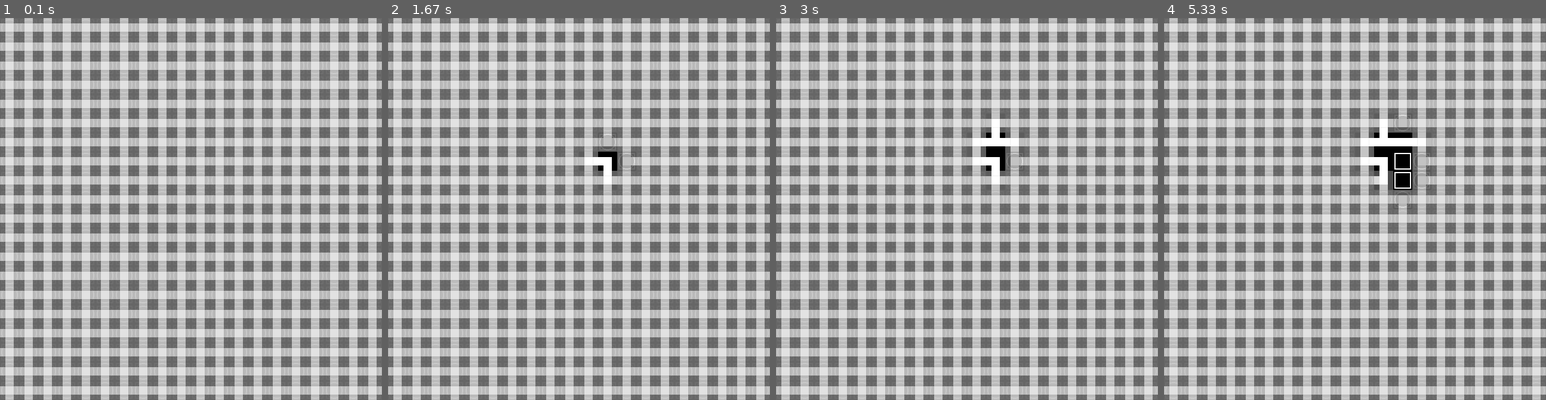
Above: before the commit, frames 1-4 (left to right).
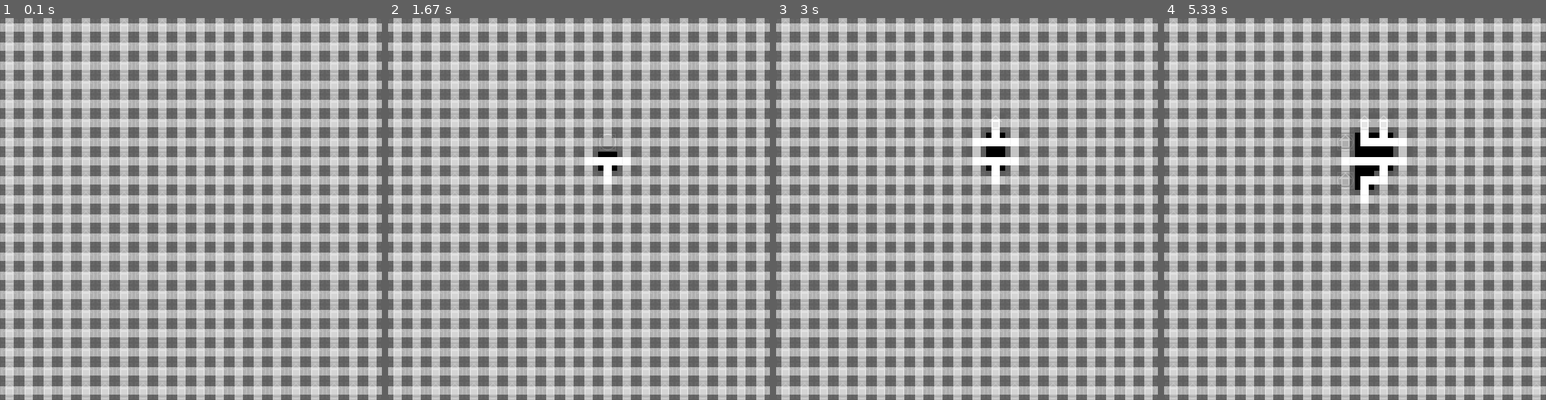
Above: after the commit, the same moments.

Repository: bobbarnes1981/PyGameWaveFunctionCollapse
Game: pygame game, started from wfc/__main__.py
Same seed, same stepped clock (60 frames per second), same inputs: the game is played once before the commit and once after it.
Inputs:
- Up to frame 1 (0.1 s): no input
- Up to frame 2 (1.67 s): no input
- Up to frame 3 (3 s): no input
- Up to frame 4 (5.33 s): tap Enter every 0.33 s from 3.33 to 5 s

The runs differ from the first frame. In frame 2, 0.1% of the frame differs, in the area x 58-65%, y 35-40%; in frame 3, 0.2%; in frame 4, 2.1%, in the area x 46-70%, y 25-49%.

Commit message:
add house

Diff:
--- a/wfc/__main__.py
+++ b/wfc/__main__.py
@@ -37,18 +37,19 @@
         'new',
         'sew',
         'nes',
-        'nws'
+        'nws',
+        'nhouse'
     ]
     # connected tile rules
-    n_list = ['ns','nw','ne','nesw','neswew','neswns','new','nes','nws']
+    n_list = ['ns','nw','ne','nesw','neswew','neswns','new','nes','nws','nhouse']
     e_list = ['ew','se','ne','nesw','neswew','neswns','new','sew','nes']
     s_list = ['ns','se','sw','nesw','neswew','neswns','sew','nes','nws']
     w_list = ['ew','sw','nw','nesw','neswew','neswns','new','sew','nws']
     # not connected tile rules
     n__list = ['none','nonea','noneb','ew','se','sw','sew']
-    e__list = ['none','nonea','noneb','ns','sw','nw','nws']
-    s__list = ['none','nonea','noneb','ew','nw','ne','new']
-    w__list = ['none','nonea','noneb','ns','se','ne','nes']
+    e__list = ['none','nonea','noneb','ns','sw','nw','nws','nhouse']
+    s__list = ['none','nonea','noneb','ew','nw','ne','new','nhouse']
+    w__list = ['none','nonea','noneb','ns','se','ne','nes','nhouse']
     tile_rules = {
         'nesw': { 'n': n_list, 'e': e_list, 's': s_list, 'w': w_list },
         'neswew': { 'n': n_list, 'e': e_list, 's': s_list, 'w': w_list },
@@ -65,7 +66,8 @@
         'new': { 'n': n__list, 'e': e_list, 's': s_list, 'w': w_list },
         'sew': { 'n': n_list, 'e': e_list, 's': s__list, 'w': w_list },
         'nes': { 'n': n_list, 'e': e__list, 's': s_list, 'w': w_list },
-        'nws': { 'n': n_list, 'e': e_list, 's': s_list, 'w': w__list }
+        'nws': { 'n': n_list, 'e': e_list, 's': s_list, 'w': w__list },
+        'nhouse': { 'n': n__list, 'e': e__list, 's': s_list, 'w': w__list }
     }
     tileset = solver.TileSet(tile_names, tile_rules)
 
Binary file added: wfc/tiles/nhouse.png
